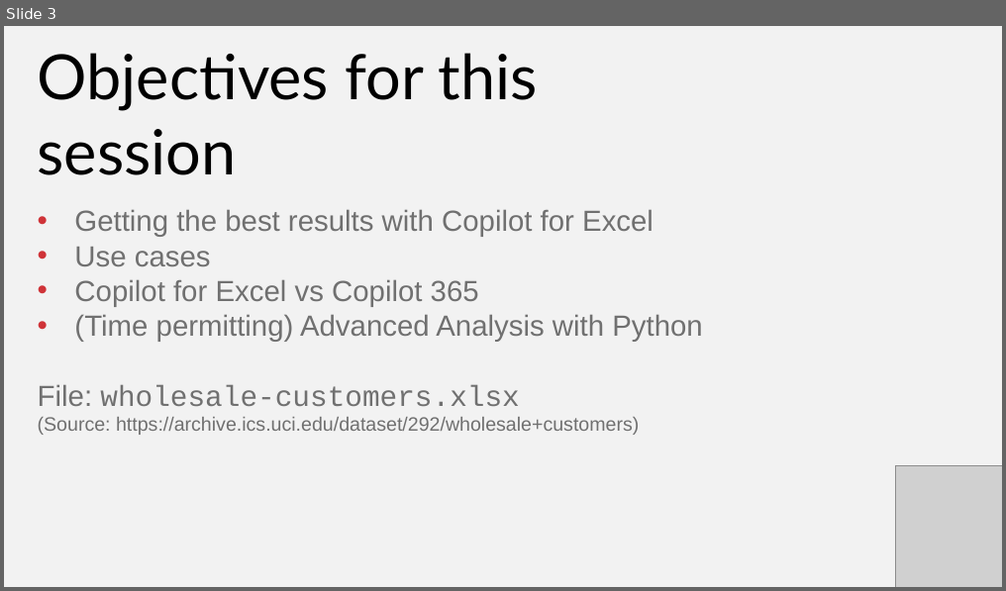
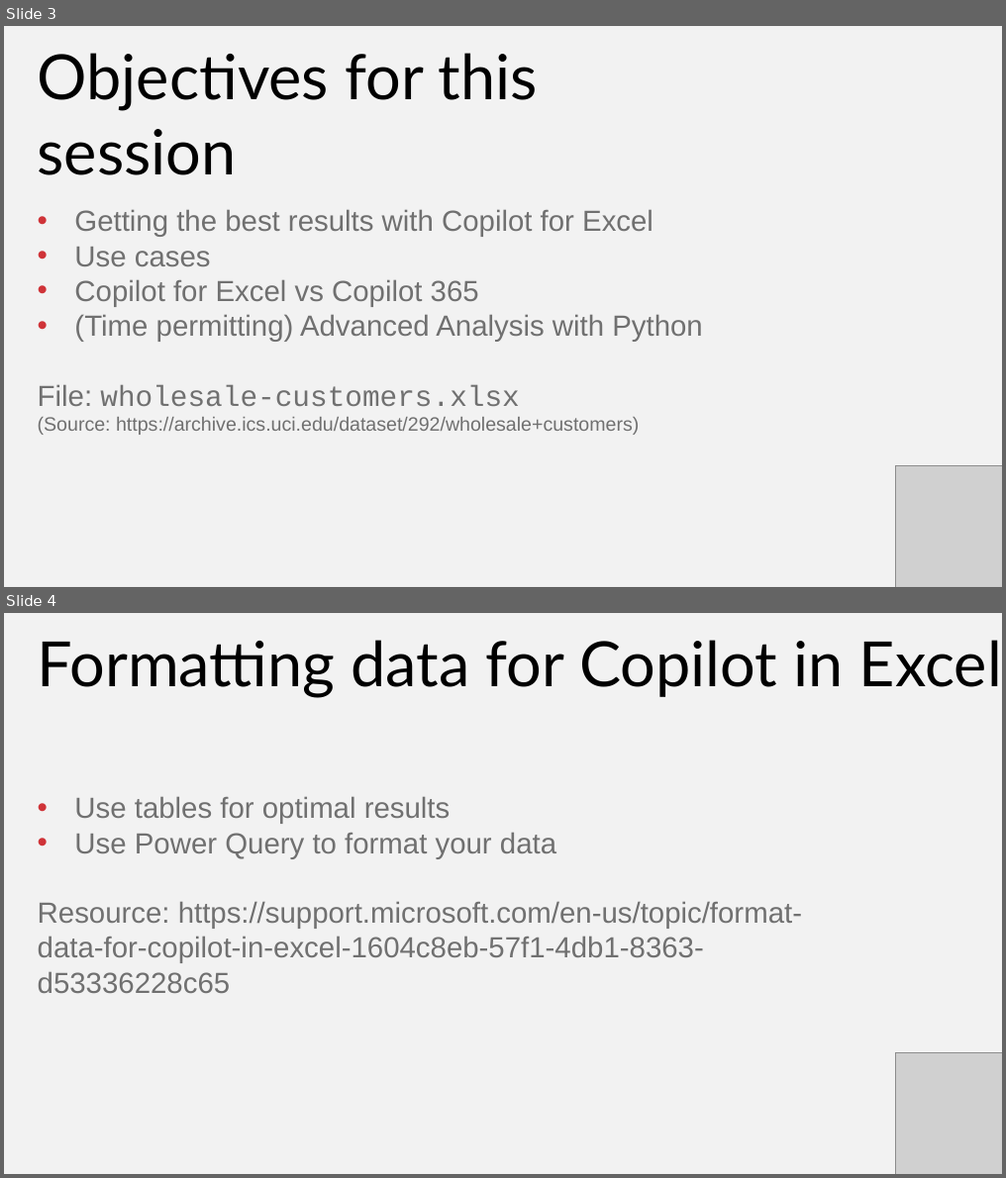
Before and after one commit to stringfestdata/ms-meetup-copilot-excel, a slide deck: ms-meetup-copilot-excel.pptx. Shown one above the other, each under a label of ours: slide 3 before the commit, slides 3 and 4 after it. The pictures are 1006x591 and 1006x1178 pixels, drawn with LibreOffice and Linux fonts; fonts in the diff are those of the drawing; grey boxes stand for pictures. Boxes give left, top, right and bottom in pixels: in the first picture for what was removed or moved away, otherwise in the second. Text is boxed around its words. In the diff, an @@ line names an element or a change of style, - is before the commit and + after.

```diff
--- a/ms-meetup-copilot-excel.pptx
+++ b/ms-meetup-copilot-excel.pptx
@@ slide 4 added at (4,613,1002,1174), background #F2F2F2 @@
@@ text added at (38,640,1002,698), 90 pt, text #000000 @@
+Formatting data for Copilot in Excel
@@ text added at (38,796,802,993), 42 pt, text #707070 @@
+• Use tables for optimal results
+• Use Power Query to format your data
+Resource: https://support.microsoft.com/en-us/topic/format-data-for-copilot-in-excel-1604c8eb-57f1-4db1-8363-d53336228c65
@@ picture added at (896,1053,1001,1174) @@
```
